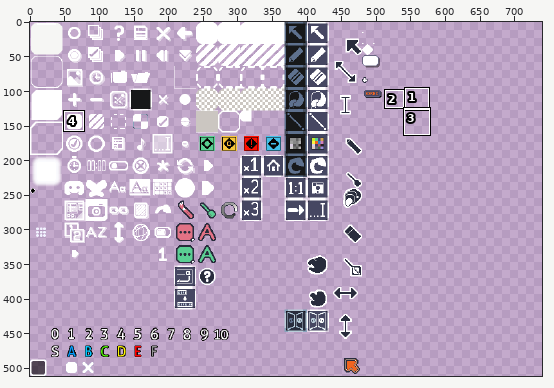
Sprite sheet, stored at assets/gui.png. Above, an overview of the earlier version with the close-up marked.
Close-up. As it was:
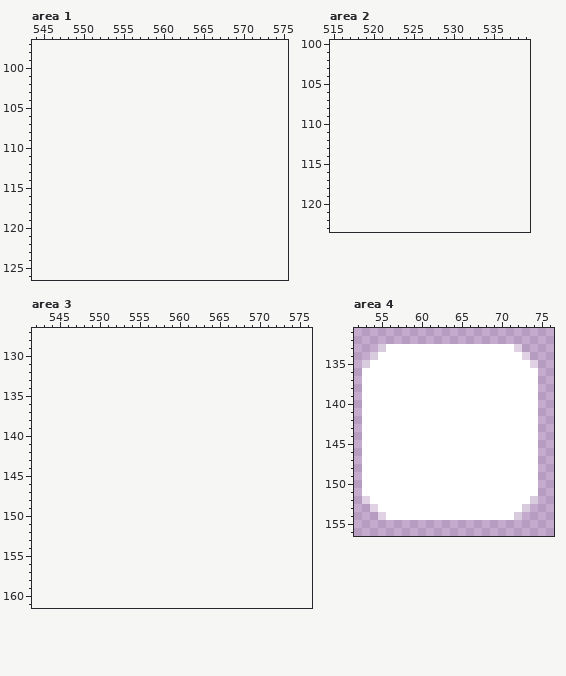
The file is 512x512 pixels. Pixels under 10% opacity are left out. Colours within 5 levels of each other are drawn and written as one. Shown: area 1: x 544..575, y 97..126; area 2: x 515..539, y 100..123; area 3: x 542..576, y 127..161; area 4: x 52..76, y 131..156. The old version is drawn lined up with the new one, on the new canvas. The wide view leaves out empty margins. The commit also changed other parts of the picture, which this record leaves out.
The same view after the edit:
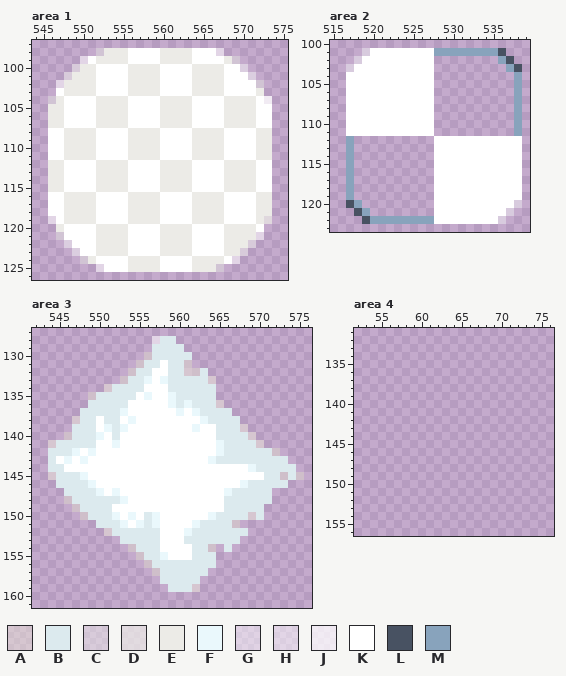
Palette (. is transparent): A #e9e2d57f  B #dceaee  C #ecebe780  D #ecebe7c0  E #ecebe7  F #eaf8fc  G #ffffff78  H #ffffff80  J #ffffffc2  K #ffffff  L #485262  M #88a3bc
The edit:
canvas 512x512 -> 1024x512
Area 1:
y 98: x 552..567 ................ -> CEEEKKKKEEEEKKKH
y 99: x 550..569 .................... -> HKEEEEKKKKEEEEKKKKEC
y 100: x 549..570 ...................... -> CEEKKKKEEEEKKKKEEEEKKH
y 101: x 548..571 ........................ -> CEEEKKKKEEEEKKKKEEEEKKKH
y 102: x 547..572 .......................... -> HEEEEKKKKEEEEKKKKEEEEKKKKC
y 103: x 547..572 .......................... -> KEEEEKKKKEEEEKKKKEEEEKKKKE
y 104: x 546..573 ............................ -> CEKKKKEEEEKKKKEEEEKKKKEEEEKJ
y 105..107: x 546..573 ............................ -> EEKKKKEEEEKKKKEEEEKKKKEEEEKK
y 108..111: x 546..573 ............................ -> KKEEEEKKKKEEEEKKKKEEEEKKKKEE
y 112..115: x 546..573 ............................ -> EEKKKKEEEEKKKKEEEEKKKKEEEEKK
y 116..118: x 546..573 ............................ -> KKEEEEKKKKEEEEKKKKEEEEKKKKEE
y 119: x 546..573 ............................ -> HKEEEEKKKKEEEEKKKKEEEEKKKKED
y 120: x 547..572 .......................... -> EKKKKEEEEKKKKEEEEKKKKEEEEK
y 121: x 547..572 .......................... -> CKKKKEEEEKKKKEEEEKKKKEEEEH
y 122: x 548..571 ........................ -> HKKKEEEEKKKKEEEEKKKKEEEC
y 123: x 549..570 ...................... -> HKKEEEEKKKKEEEEKKKKEEC
y 124: x 550..569 .................... -> CEKKKKEEEEKKKKEEEEKH
y 125: x 552..567 ................ -> HKKKEEEEKKKKEEEC
Area 2:
y 101: x 519..536 .................. -> GKKKKKKKKMMMMMMMML
y 102: x 518..527 .......... -> GKKKKKKKKK; x 536..537 .. -> ML
y 103: x 517..527 ........... -> GKKKKKKKKKK; x 537..538 .. -> ML
y 104..111: x 517..527 ........... -> KKKKKKKKKKK; x 538 . -> M
y 112..119: x 517 . -> M; x 528..538 ........... -> KKKKKKKKKKK
y 120: x 517..518 .. -> LM; x 528..538 ........... -> KKKKKKKKKKG
y 121: x 518..519 .. -> LM; x 528..537 .......... -> KKKKKKKKKG
y 122: x 519..536 .................. -> LMMMMMMMMKKKKKKKKG
Area 3:
y 128: x 557..559 ... -> HBB
y 129: x 557..560 .... -> BBBB
y 130: x 556..561 ...... -> ABBBBB
y 131: x 555..561 ....... -> ABBKBBA
y 132: x 554..563 .......... -> ABBKKBBAAB
y 133: x 553..564 ............ -> ABBFKFBBBBBA
y 134: x 551..564 .............. -> ABBBBKKKBBBBBB
y 135: x 549..564 ................ -> ABBBBBKFKKFBBBBB
y 136: x 549..565 ................. -> BBBBBKKKKKFBFBBBA
y 137: x 548..566 ................... -> BBBBBFKKKKKKFKFBBBB
y 138: x 547..567 ..................... -> ABBKBBKFKKKKKKKKFBBBB
y 139: x 547..568 ...................... -> BBBKFBFKKKKKKKKFKKBBBA
y 140: x 546..569 ........................ -> ABBBFKBKKKKKKKKKKKKBBBBA
y 141: x 544..570 ........................... -> ABBBBBKKFKKKKKKKKKKKKFBBBBA
y 142: x 544..572 ............................. -> BBBFKFKKKKKKKKKKKKKKKFBBBBBBA
y 143: x 544..573 .............................. -> BKFKFKKKKKKKKKKKKKKKFBBBBBBBBB
y 144: x 544..574 ............................... -> BBKKKKKKKKKKKKKKKKKKKKKKKFBBBBB
y 145: x 544..575 ................................ -> ABBBFKKKKKKKKKKKKKKKKKKKKKKBBABA
y 146: x 545..573 ............................. -> BBBBFKKKKKKKKKKKKKKKKKKFBBBBB
y 147: x 546..571 .......................... -> BBBBFKFKKKKKKKKKKKKKFBBBBB
y 148: x 546..571 .......................... -> ABBBBBBFKKKKKKKKKKKKBBBBBB
y 149: x 547..570 ........................ -> ABBBBKKKKKKKKKKKKKKBBBBB
y 150: x 548..570 ....................... -> ABBBFKFKBFKKKKKKFBBBBAB
y 151: x 550..567 .................. -> BBBFKFBFKKKKFBBBBA
y 152: x 551..568 .................. -> ABBBBBBKKKFBBBBBBB
y 153: x 553..567 ............... -> BBBBBKKKBBBBBBB
y 154: x 554..564 ........... -> ABBBKKKKBBA; x 566 . -> B
y 155: x 555..564 .......... -> ABBFKKKBBB
y 156: x 556..564 ......... -> ABBBBBBBB
y 157: x 557..563 ....... -> ABBBBBB
y 158: x 558..562 ..... -> BBBBB
y 159: x 559..562 .... -> BBBA
Area 4:
y 133: x 55..72 GKKKKKKKKKKKKKKKKG -> ..................
y 134: x 54..73 GKKKKKKKKKKKKKKKKKKG -> ....................
y 135: x 53..74 GKKKKKKKKKKKKKKKKKKKKG -> ......................
y 136..151: x 53..74 KKKKKKKKKKKKKKKKKKKKKK -> ......................
y 152: x 53..74 GKKKKKKKKKKKKKKKKKKKKG -> ......................
y 153: x 54..73 GKKKKKKKKKKKKKKKKKKG -> ....................
y 154: x 55..72 GKKKKKKKKKKKKKKKKG -> ..................
